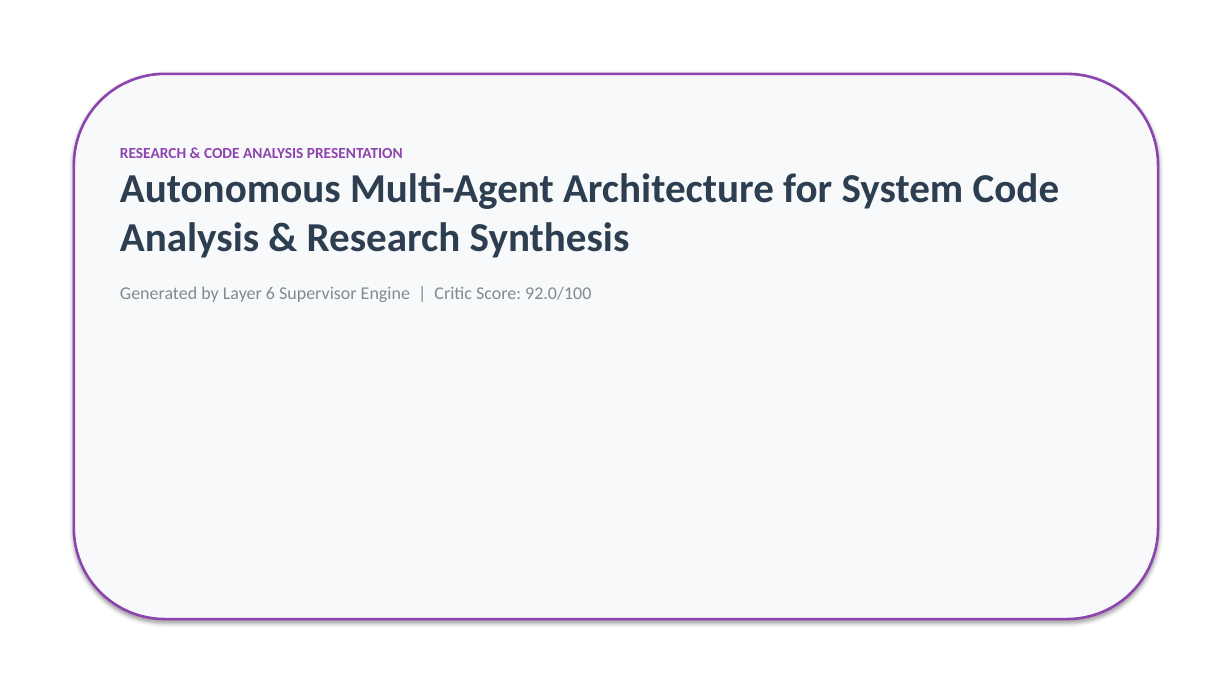
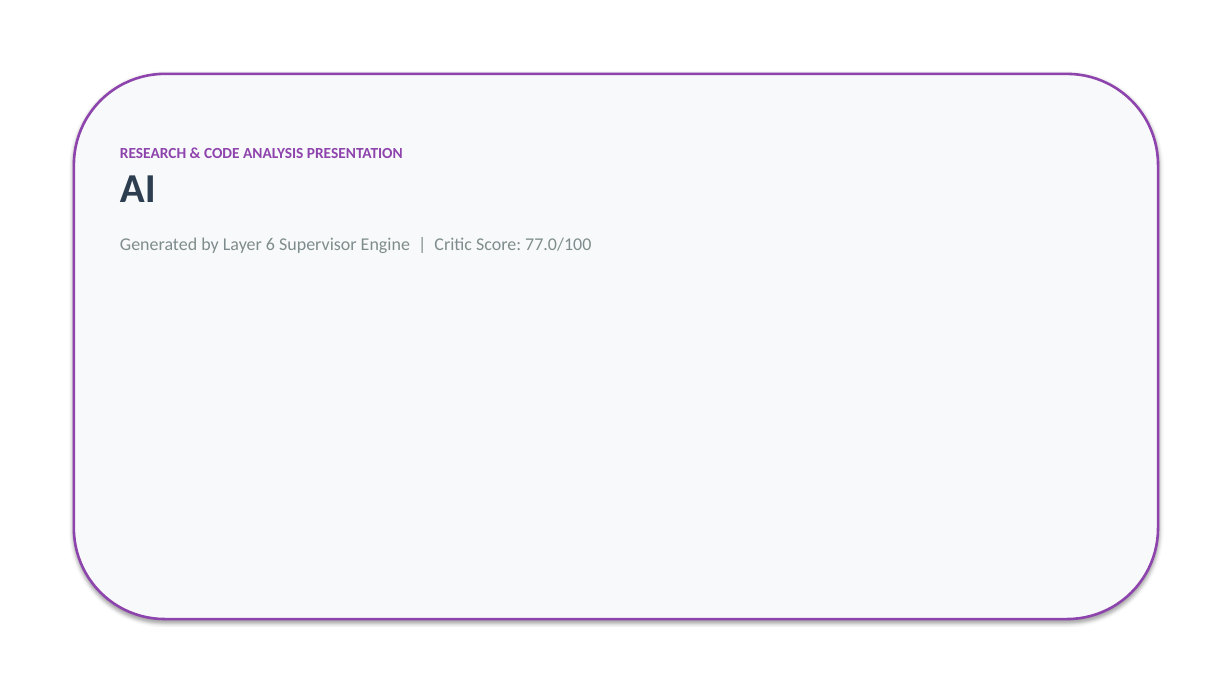
Before and after one commit to rahulkumar-andc/resercher-campanion, a slide deck: slide 1 of output/Presentation.pptx. Drawn at 1232x693 pixels with LibreOffice and Linux fonts; fonts in the diff are those of the drawing. Boxes give left, top, right and bottom in pixels: in the first picture for what was removed or moved away, otherwise in the second. Text is boxed around its words. In the diff, an @@ line names an element or a change of style, - is before the commit and + after.

Commit message:
feat: Integrate Hugging Face Upskill engine for agent trace logging and accuracy evaluation

```diff
--- a/output/Presentation.pptx
+++ b/output/Presentation.pptx
@@ text at [120, 175, 591, 253]: text changed; size 32 to 14 pt; text colour #2C3E50 to #7F8C8D; bold off @@
-Autonomous Multi-Agent Architecture for System Code Analysis & Research Synthesis
-Generated by Layer 6 Supervisor Engine | Critic Score: 92.0/100
+AI
+Generated by Layer 6 Supervisor Engine | Critic Score: 77.0/100
```
Also in this commit, not shown: 3 other slides changed, 9 other files.
